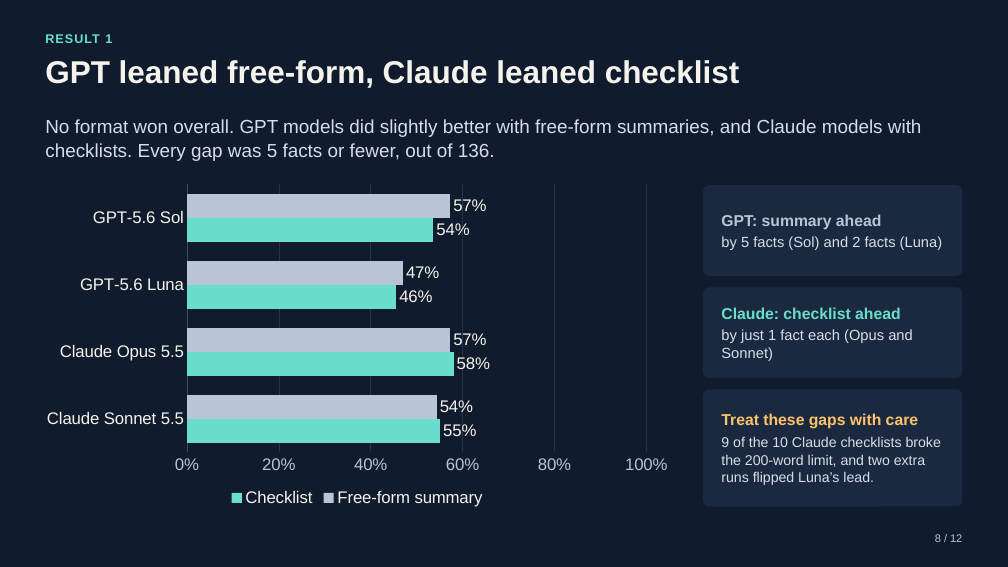
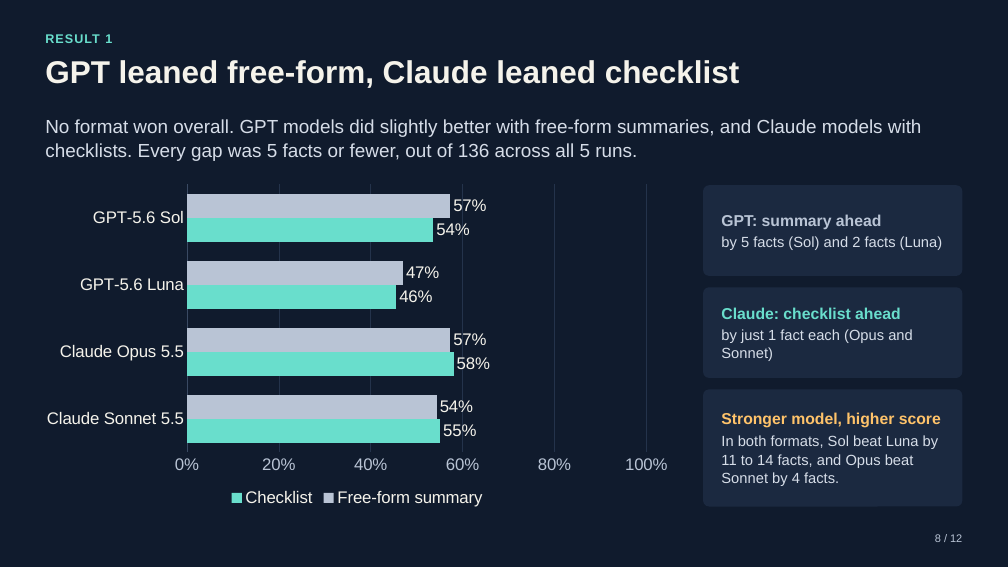
Before and after one commit to CS3227-2610-MP3-Deskmate/CS3227-2610-MP3, a slide deck: slide 8 of experiments/agent-handoff-2026-10-19/Agent_Handoff_Results.pptx. Drawn at 1008x567 pixels with LibreOffice and Linux fonts; fonts in the diff are those of the drawing. Boxes give left, top, right and bottom in pixels: in the first picture for what was removed or moved away, otherwise in the second. Text is boxed around its words. In the diff, an @@ line names an element or a change of style, - is before the commit and + after.

Commit message:
docs: Revise the agent handoff slides after review
Clearer wording, numerals, the shared topic list, likely reasons for the success-rule loss and revised limitations; fixes the backup slide's tool-access claim.

```diff
--- a/experiments/agent-handoff-2026-10-19/Agent_Handoff_Results.pptx
+++ b/experiments/agent-handoff-2026-10-19/Agent_Handoff_Results.pptx
@@ text at [45,119,922,161]: text changed @@
-No format won overall. GPT models did slightly better with free-form summaries, and Claude models with checklists. Every gap was 5 facts or fewer, out of 136.
+No format won overall. GPT models did slightly better with free-form summaries, and Claude models with checklists. Every gap was 5 facts or fewer, out of 136 across all 5 runs.
@@ text in rounded rectangle at [721,412,941,486]: text changed; size 13.5 to 14 pt @@
-Treat these gaps with care
-9 of the 10 Claude checklists broke the 200-word limit, and two extra runs flipped Luna’s lead.
+Stronger model, higher score
+In both formats, Sol beat Luna by 11 to 14 facts, and Opus beat Sonnet by 4 facts.
```
Also in this commit, not shown: 10 other slides changed, 1 other file.
